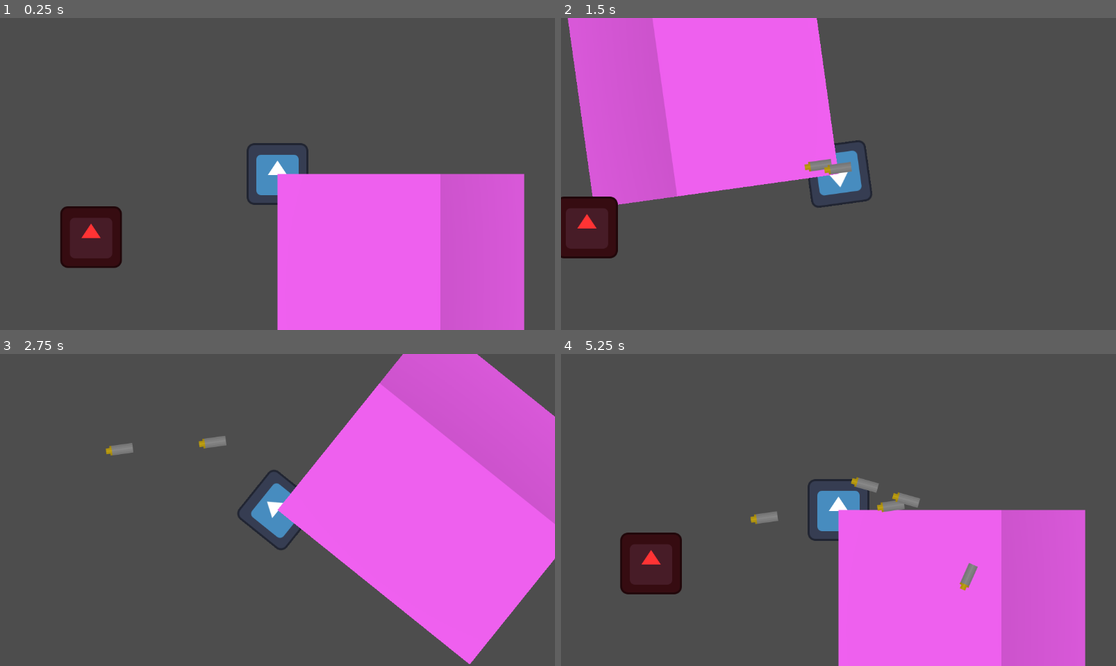
Above: before the commit, frames 1-4 (two rows, left to right).
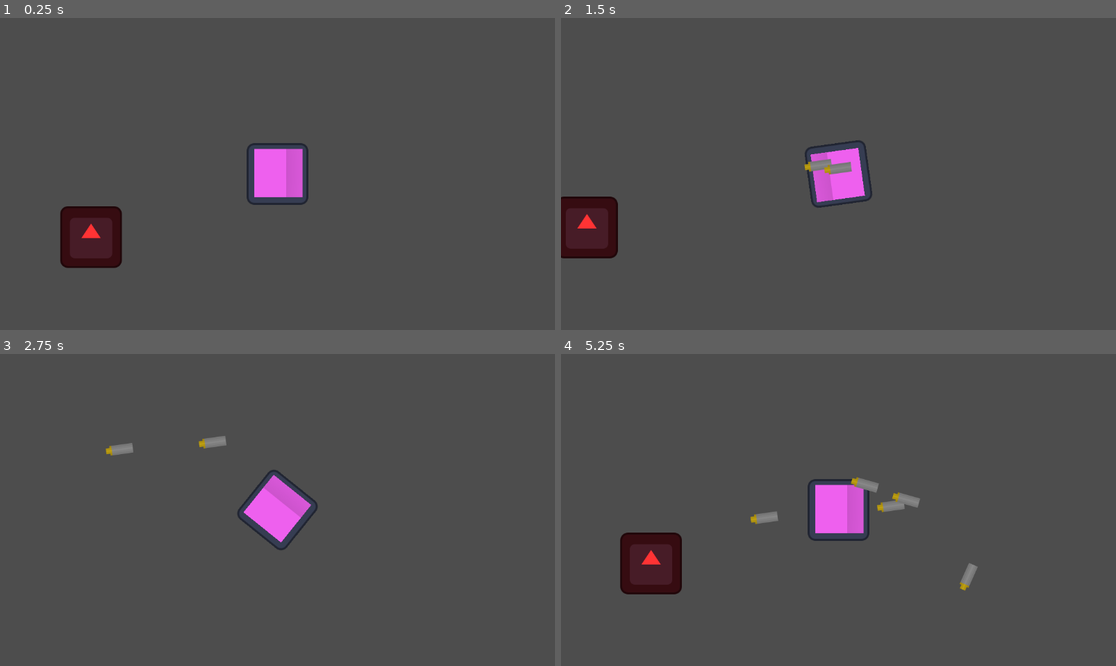
Above: after the commit, the same moments.

Repository: Do-Good-Games/MaskGameTest
Game: Godot game, scene res://testLevel.tscn
Two runs of this game, one before a commit and one after it. Both use one fixed random seed, a clock stepped at 60 frames per second and the inputs below. The engine's default icon, where the game draws it, is replaced by a stand-in: a white triangle on a blue panel in a dark square.
Inputs (mouse positions are in pixels of both pictures, inside the frame that each line leads up to):
- Up to frame 1 (0.25 s): no input
- Up to frame 2 (1.5 s): tap Enter at 0.5 s; move the mouse to (960, 158) at 0.52 s; press the mouse at (960, 158) at 0.53 s; hold D (right) 0.53-1.28 s; move the mouse to (727, 189) at 1.27 s; release the mouse at (727, 189) at 1.28 s; hold S (down) from 1.28 s (still down); click (727, 189) at 1.35 s
- Up to frame 3 (2.75 s): move the mouse to (333, 441) at 2.02 s; release S (down) at 2.03 s; press the mouse at (333, 441) at 2.03 s; hold D (right) from 2.03 s (still down)
- Up to frame 4 (5.25 s): move the mouse to (810, 572) at 2.77 s; release D (right) at 2.78 s; release the mouse at (810, 572) at 2.78 s; hold W (up) 2.78-3.53 s; click (810, 572) at 2.85 s; move the mouse to (1005, 556) at 3.52 s; press the mouse at (1005, 556) at 3.53 s; hold A (left) 3.53-5.03 s; move the mouse to (672, 463) at 4.27 s; release the mouse at (672, 463) at 4.28 s; click (672, 463) at 4.35 s; move the mouse to (866, 510) at 5.02 s; press the mouse at (866, 510) at 5.03 s; hold S (down) from 5.03 s (still down)

The runs differ from the first frame. In frame 1, 23% of the frame differs, in the area x 45-95%, y 41-100%; in frame 2, 25%; in frame 3, 32%, in the area x 43-100%, y 0-100%; in frame 4, 23%.

Commit message:
re-sized player 3d model

Diff:
--- a/Character/bobby_character.tscn
+++ b/Character/bobby_character.tscn
@@ -46,12 +46,15 @@
 shape = SubResource("RectangleShape2D_scdtr")
 
 [node name="SubViewportContainer" type="SubViewportContainer" parent="." unique_id=920639778]
-offset_right = 512.0
-offset_bottom = 512.0
+offset_left = -48.0
+offset_top = -52.0
+offset_right = 52.0
+offset_bottom = 48.0
 
 [node name="SubViewport" type="SubViewport" parent="SubViewportContainer" unique_id=1354603031]
 transparent_bg = true
 handle_input_locally = false
+size = Vector2i(100, 100)
 render_target_update_mode = 4
 
 [node name="MeshInstance3D" type="MeshInstance3D" parent="SubViewportContainer/SubViewport" unique_id=423063041]
